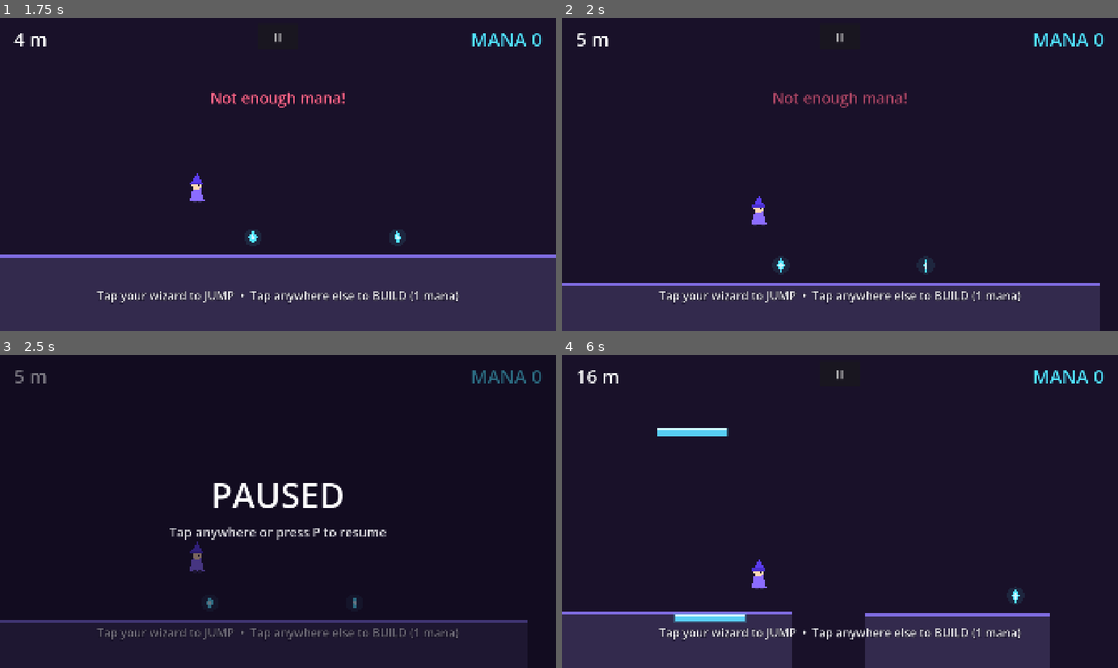
Above: before the commit, frames 1-4 (two rows, left to right).
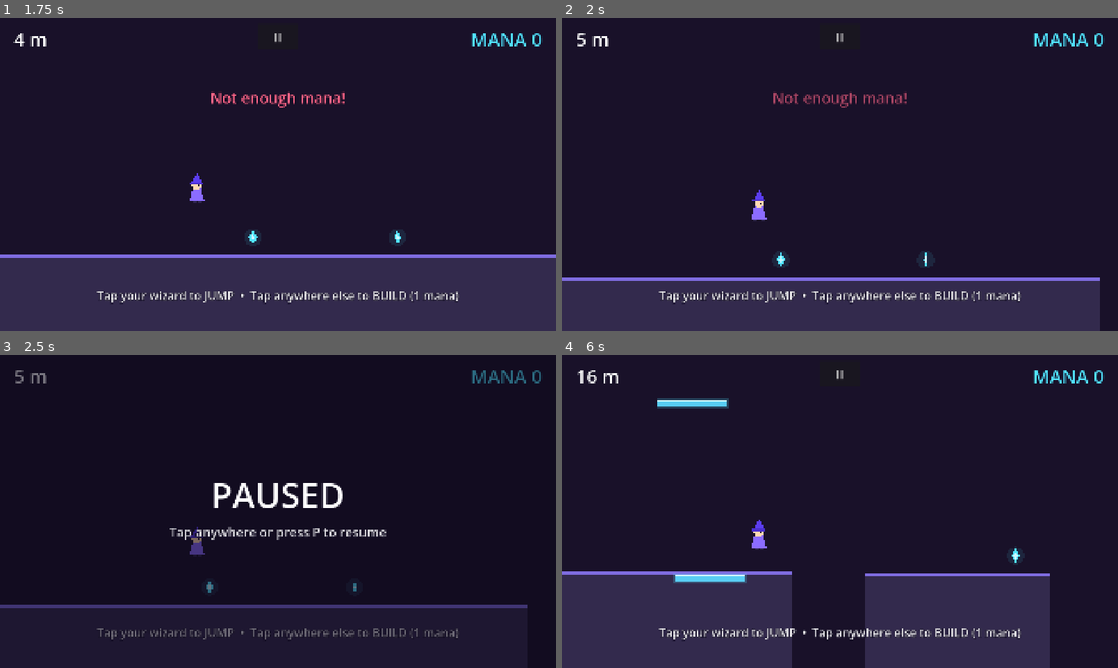
Above: after the commit, the same moments.

Repository: Larper/spellbros_mobile
Game: Godot game, scene res://scenes/main.tscn
Two runs of this game, one before a commit and one after it. Both use one fixed random seed, a clock stepped at 60 frames per second and the inputs below.
Inputs (mouse positions are in pixels of both pictures, inside the frame that each line leads up to):
- Up to frame 1 (1.75 s): click "II" at 0.5 s; tap Enter at 1.25 s; move the mouse to (400, 158) at 1.27 s; tap P at 1.35 s; click (400, 158) at 1.42 s; tap Space at 1.52 s
- Up to frame 2 (2 s): no input
- Up to frame 3 (2.5 s): click "II" at 2 s
- Up to frame 4 (6 s): tap Enter at 2.75, 4.25, 5, 5.75 s; move the mouse to (728, 527) at 2.77 s; tap R at 2.85, 5.1 s; click (728, 527) at 2.92 s; tap Space at 3.02, 5.27 s; click "II" at 3.5 s; move the mouse to (895, 442) at 4.27 s; tap P at 4.35, 5.85 s; click (895, 442) at 4.42 s; move the mouse to (812, 574) at 5.02 s; click (812, 574) at 5.17 s; move the mouse to (1006, 558) at 5.77 s; click (1006, 558) at 5.92 s

Frame 1 is identical in both runs. In frame 2, 2.8% of the frame differs, in the area x 0-97%, y 54-86%; in frame 3, 2.2%; in frame 4, 12%, in the area x 0-88%, y 13-86%.

Commit message:
Camera looks down while falling + post-merge smoke test fixes
Descending a stair wave, the pillars below were off-screen and the
player died blind. The camera target now shifts down by up to 260 px
scaled by fall speed (camera_target_y). Also: dedupe the stompjump
test the merge duplicated and adapt setup/build expectations to the
new START_COINS=0.

Co-Authored-By: Claude Fable 5 <noreply@anthropic.com>

Diff:
--- a/scripts/main.gd
+++ b/scripts/main.gd
@@ -93,14 +93,20 @@
 		var half_w := get_viewport().get_visible_rect().size.x * 0.5
 		if player.global_position.x < cam.global_position.x - half_w - 30.0:
 			player.die()
-	var target_y := clampf(player.global_position.y - 150.0, 150.0, 760.0)
-	cam.global_position.y = lerpf(cam.global_position.y, target_y, 1.0 - pow(0.002, delta))
+	cam.global_position.y = lerpf(cam.global_position.y, camera_target_y(), 1.0 - pow(0.002, delta))
 
 	if shake > 0.0:
 		shake = maxf(0.0, shake - delta * 30.0)
 		cam.offset = Vector2(randf_range(-shake, shake), randf_range(-shake, shake))
 	else:
 		cam.offset = Vector2.ZERO
+
+
+func camera_target_y() -> float:
+	# Look down while falling so descents (downward stair waves, deep drops)
+	# reveal the pillars below before the player reaches them.
+	var fall_bias := clampf(player.velocity.y * 0.3, 0.0, 260.0)
+	return clampf(player.global_position.y - 150.0 + fall_bias, 150.0, 920.0)
 
 
 func run_speed_for(d: float) -> float:
--- a/tests/smoke_test.gd
+++ b/tests/smoke_test.gd
@@ -30,10 +30,11 @@
 func _run_tests() -> void:
 	await create_timer(1.0).timeout
 	var p = main.player
-	print("TEST setup: player=%s on_floor=%s coins=%d (expect 3)" % [p != null, p.is_on_floor(), main.coins])
-	_check(p != null and main.coins == 3, "setup")
-
-	# build a platform ahead of the wizard
+	print("TEST setup: player=%s on_floor=%s coins=%d (expect %d = START_COINS)" % [p != null, p.is_on_floor(), main.coins, main.START_COINS])
+	_check(p != null and main.coins == main.START_COINS, "setup")
+
+	# build a platform ahead of the wizard (seed mana; the run now starts at 0)
+	main.coins = 3
 	var coins_before: int = main.coins
 	main._try_build(Vector2(p.global_position.x + 500.0, p.global_position.y - 120.0))
 	await create_timer(0.1).timeout
@@ -61,14 +62,19 @@
 	print("TEST stompjump: vel %.0f -> %.0f (expect falling, then jump < -700)" % [fall_vel, p.velocity.y])
 	_check(p.velocity.y < -700.0, "stompjump")
 
-	# stomp refresh: bouncing off an enemy grants one air jump until landing
-	p.global_position.y -= 400.0
-	p.bounce()
-	await create_timer(0.3).timeout
-	var fall_vel: float = p.velocity.y
-	p.try_jump()
-	await create_timer(0.1).timeout
-	print("TEST stompjump: vel %.0f -> %.0f (expect falling, then jump < -700)" % [fall_vel, p.velocity.y])
+	# camera looks down while falling (descending-staircase visibility);
+	# pin the wizard at a mid-screen height so the clamp floor stays out of it
+	var vy_saved: float = p.velocity.y
+	var y_saved: float = p.global_position.y
+	p.global_position.y = 800.0
+	p.velocity.y = 0.0
+	var t_level: float = main.camera_target_y()
+	p.velocity.y = 900.0
+	var t_fall: float = main.camera_target_y()
+	p.velocity.y = vy_saved
+	p.global_position.y = y_saved
+	print("TEST camfall: target level %.0f, falling %.0f (expect falling >= 200 px lower)" % [t_level, t_fall])
+	_check(t_fall - t_level >= 200.0, "camera fall bias")
 
 	# no-mana path must refuse to build
 	main.coins = 0
